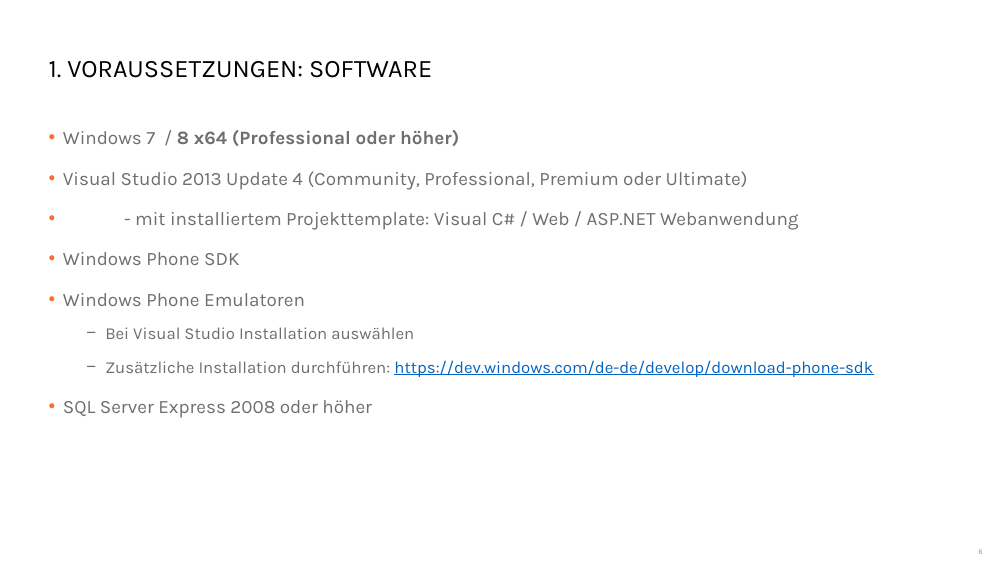
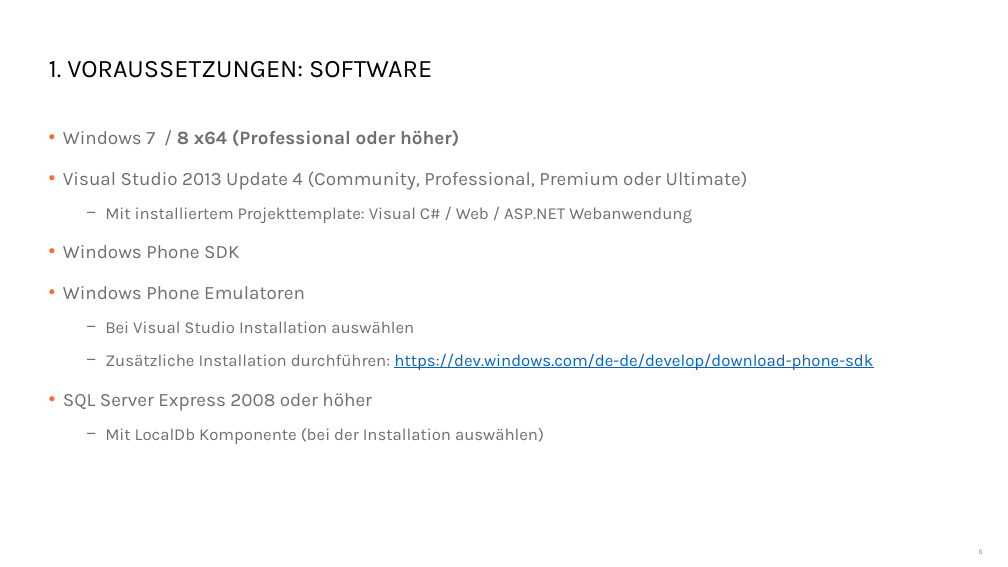
Before and after one commit to danielbeckmann/DotNETJumpStart, a slide deck: slide 6 of 02. Vorbereitung und Projektsetup/02. Vorbereitung und Projektsetup.pptx. Drawn at 1008x567 pixels with LibreOffice and Linux fonts; fonts in the diff are those of the drawing; background and template pictures are left out. Boxes give left, top, right and bottom in pixels: in the first picture for what was removed or moved away, otherwise in the second. Text is boxed around its words. In the diff, an @@ line names an element or a change of style, - is before the commit and + after.

```diff
--- a/02. Vorbereitung und Projektsetup/02. Vorbereitung und Projektsetup.pptx
+++ b/02. Vorbereitung und Projektsetup/02. Vorbereitung und Projektsetup.pptx
@@ text at [105, 207, 692, 223]: text changed; size 18 to 16 pt @@
-• - mit installiertem Projekttemplate: Visual C# / Web / ASP.NET Webanwendung
+  − Mit installiertem Projekttemplate: Visual C# / Web / ASP.NET Webanwendung
@@ text at [105, 428, 544, 444]: paragraph added @@
+  − Mit LocalDb Komponente (bei der Installation auswählen)
```
Also in this commit, not shown: 4 other files.
